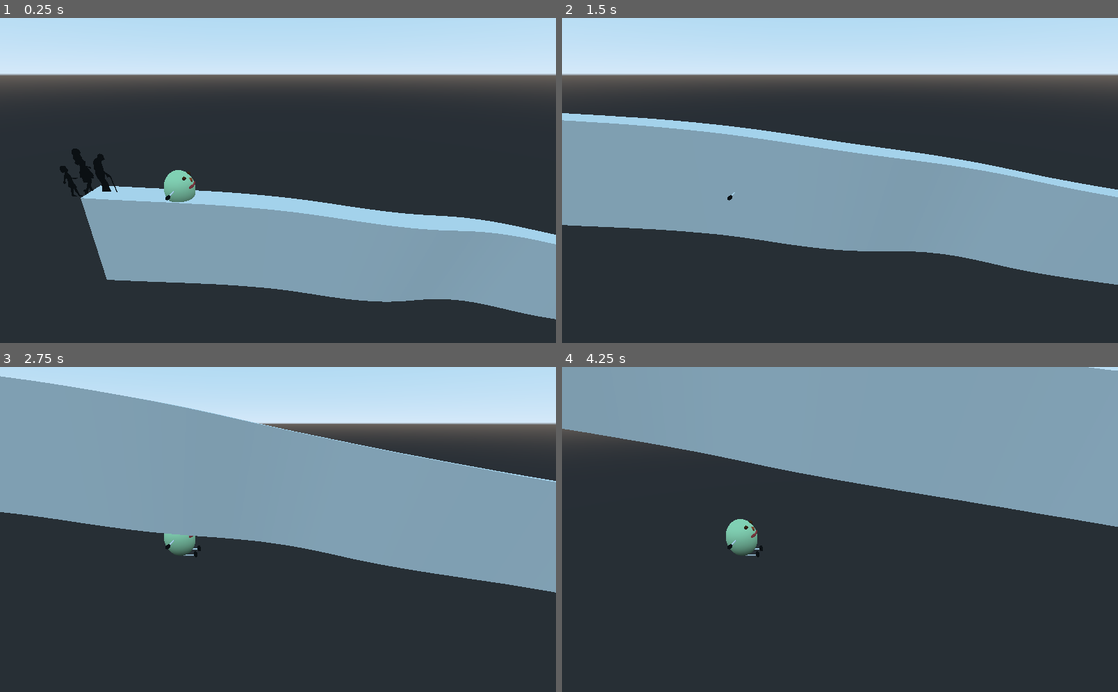
Above: before the commit, frames 1-4 (two rows, left to right).
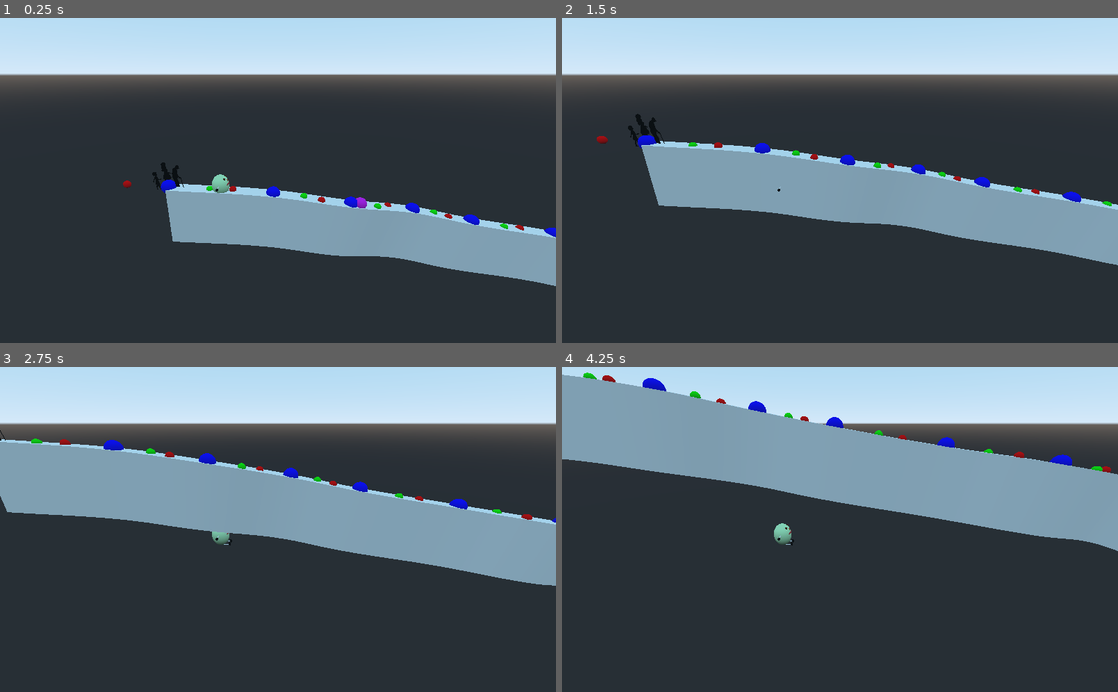
Above: after the commit, the same moments.

Repository: kevinms/godot-wild-jam-28
Game: Godot game, scene res://World.tscn
Same seed, same stepped clock (60 frames per second), same inputs: the game is played once before the commit and once after it.
Inputs:
- Up to frame 1 (0.25 s): no input
- Up to frame 2 (1.5 s): no input
- Up to frame 3 (2.75 s): no input
- Up to frame 4 (4.25 s): no input

The runs differ from the first frame. In frame 1, 17% of the frame differs, in the area x 10-100%, y 40-93%; in frame 2, 18%; in frame 3, 18%; in frame 4, 26%, in the area x 0-100%, y 0-59%.

Commit message:
Blender python script to export bezier curve to CSV and Godot gdscript method to import it and create a Curve3D.

Diff:
--- a/Egg.gd
+++ b/Egg.gd
@@ -24,7 +24,6 @@
 
 	var collision = move_and_collide(velocity * delta)
 	if collision:
-		print("Hi")
 		#jumping = false
 		velocity = velocity.slide(collision.normal)
 
--- /dev/null
+++ b/Util.gd
@@ -0,0 +1,37 @@
+extends Node
+
+# Blender
+#   x: -left/+right
+#   y: +forward/-back
+#   z: -down/+up
+# Godot
+#   x: -left/+right
+#   y: -down/+up
+#   z: -forward/+back
+func tovec(x, y, z):
+	return Vector3(float(x), float(z), -float(y))
+
+func CurveFromCsvFile(res) -> Curve3D:
+	var file = File.new()
+	file.open(res, file.READ)
+
+	var curve = Curve3D.new()
+	curve.up_vector_enabled = true
+
+	var i = 0
+	while !file.eof_reached():
+		var l = file.get_csv_line()
+		if l.size() != 10:
+			continue
+		var co = tovec(l[0], l[1], l[2])
+		var handle_left = tovec(l[3], l[4], l[5])
+		var handle_right = tovec(l[6], l[7], l[8])
+		var tilt = float(l[9])
+
+		print(co, handle_left, handle_right, tilt)
+
+		curve.add_point(co, handle_left, handle_right)
+		curve.set_point_tilt(i, tilt)
+		i += 1
+
+	return curve
--- /dev/null
+++ b/World.gd
@@ -0,0 +1,31 @@
+extends Spatial
+
+var curve: Curve3D
+var t: float
+
+func create_dot(pos, scale, color):
+	var dot = MeshInstance.new()
+	dot.mesh = SphereMesh.new()
+	dot.global_transform.origin = pos
+	dot.scale = Vector3.ONE * scale
+
+	var mat = SpatialMaterial.new()
+	mat.albedo_color = color
+	dot.set_surface_material(0, mat)
+
+	add_child(dot)
+
+func _ready():
+	curve = Util.CurveFromCsvFile("res://levels/rolling-hill.csv")
+
+	for i in curve.get_point_count():
+		create_dot(curve.get_point_position(i), 0.4, Color(0,0,1))
+		create_dot(curve.get_point_in(i), 0.2, Color(1,0,0))
+		create_dot(curve.get_point_out(i), 0.2, Color(0,1,0))
+
+func _process(delta):
+	t += delta * 0.1
+	t = min(t, 1.0)
+
+	var position = curve.interpolate_baked(t * curve.get_baked_length(), true)
+	$Ball.global_transform.origin = position
--- a/World.tscn
+++ b/World.tscn
@@ -1,10 +1,17 @@
-[gd_scene load_steps=4 format=2]
+[gd_scene load_steps=7 format=2]
 
 [ext_resource path="res://rolling-hill.tscn" type="PackedScene" id=1]
 [ext_resource path="res://Egg.tscn" type="PackedScene" id=2]
+[ext_resource path="res://World.gd" type="Script" id=3]
 [ext_resource path="res://levels/spiral.fbx" type="PackedScene" id=4]
 
+[sub_resource type="SphereMesh" id=1]
+
+[sub_resource type="SpatialMaterial" id=2]
+albedo_color = Color( 0.94902, 0.141176, 0.956863, 1 )
+
 [node name="World" type="Spatial"]
+script = ExtResource( 3 )
 
 [node name="spiral" parent="." instance=ExtResource( 4 )]
 visible = false
@@ -13,7 +20,12 @@
 transform = Transform( -4.37114e-08, 4.37114e-08, 1, -4.37114e-08, 1, -4.37114e-08, -1, -4.37114e-08, -4.37114e-08, -1.49057, 0.787236, 0.0191122 )
 
 [node name="Camera" type="Camera" parent="Egg"]
-transform = Transform( -9.45248e-08, 0.988463, -2.16248, 1.47139e-07, 2.16248, 0.988463, 2.37768, -9.45249e-08, -1.47139e-07, -6.7469, 3.37653, 3.20114 )
+transform = Transform( -3.9755e-08, 0.415725, -0.90949, 6.18833e-08, 0.90949, 0.415725, 1, -3.97551e-08, -6.18832e-08, -11.625, 5.60628, 3.20114 )
 current = true
 
 [node name="rolling-hill" parent="." instance=ExtResource( 1 )]
+
+[node name="Ball" type="MeshInstance" parent="."]
+transform = Transform( 0.352816, 0, 0, 0, 0.352816, 0, 0, 0, 0.352816, 0, 0, 0 )
+mesh = SubResource( 1 )
+material/0 = SubResource( 2 )
--- /dev/null
+++ b/levels/rolling-hill.csv
@@ -0,0 +1,12 @@
+-3.607308864593506,-0.047067467123270035,0.2056148648262024,-5.871465682983398,-0.04706749692559242,0.3669857084751129,-1.3431522846221924,-0.04706743732094765,0.044244036078453064,0.0
+2.192101001739502,-0.04706738889217377,-0.20772035419940948,-0.06590962409973145,-0.006552141159772873,0.020732730627059937,3.9187779426574707,-0.07804897427558899,-0.3824160099029541,0.26023152470588684
+6.597469329833984,-0.20568472146987915,-0.7860414981842041,4.888315200805664,-0.3185114562511444,-0.5050535798072815,8.195602416992188,-0.10018687695264816,-1.0487773418426514,0.0
+10.619384765625,0.4800509512424469,-1.583701491355896,9.026714324951172,0.40820685029029846,-1.2796845436096191,12.022418022155762,0.5433406829833984,-1.8515195846557617,0.0
+14.21070671081543,0.19778990745544434,-2.24285888671875,12.803961753845215,0.2741314768791199,-1.9989818334579468,16.261764526367188,0.08648262172937393,-2.598435640335083,0.0
+19.47818946838379,0.039314545691013336,-3.1027441024780273,17.423980712890625,0.21431761980056763,-2.794099807739258,21.47825813293457,-0.1310761570930481,-3.4032535552978516,0.0
+24.57952880859375,-0.6779048442840576,-3.802574634552002,22.577106475830078,-0.6758922338485718,-3.4710466861724854,26.366212844848633,-0.6797006130218506,-4.098383903503418,0.0
+29.090869903564453,-0.04706680774688721,-4.67865514755249,27.348299026489258,-0.17084547877311707,-4.201291084289551,31.93678092956543,0.15508463978767395,-5.458271026611328,0.0
+36.22727966308594,-0.04706646502017975,-7.221181869506836,33.361778259277344,0.050156429409980774,-6.495014667510986,38.21329116821289,-0.11444932967424393,-7.724471092224121,0.0
+41.404693603515625,-0.39054396748542786,-8.024482727050781,39.39109420776367,-0.34784531593322754,-7.6428093910217285,46.93415832519531,-0.5077970027923584,-9.072580337524414,0.0
+55.46957778930664,-0.04706592857837677,-11.179431915283203,49.88239288330078,-0.1144498884677887,-10.496745109558105,60.934539794921875,0.018843986093997955,-11.847184181213379,0.0
+69.5690689086914,-0.04706588014960289,-11.4972505569458,67.28772735595703,-0.047065652906894684,-13.182613372802734,73.99079132080078,-0.04706631973385811,-8.230661392211914,0.0
--- a/project.godot
+++ b/project.godot
@@ -19,6 +19,10 @@
 run/main_scene="res://World.tscn"
 config/icon="res://icon.png"
 
+[autoload]
+
+Util="*res://Util.gd"
+
 [rendering]
 
 environment/default_environment="res://default_env.tres"
Not shown, added: levels/rolling-hill.csv.import
Not shown, changed: levels/rolling-hill.blend
